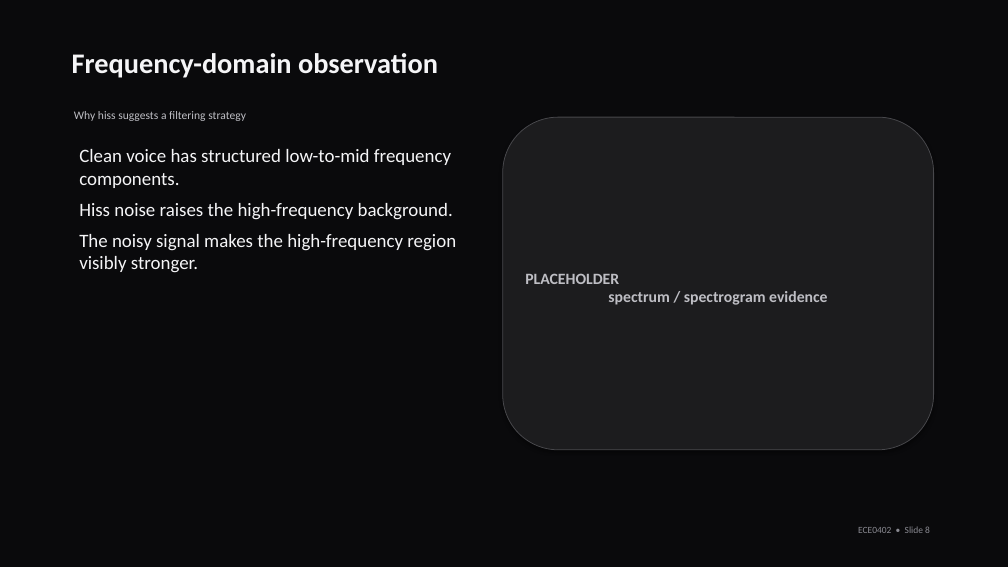
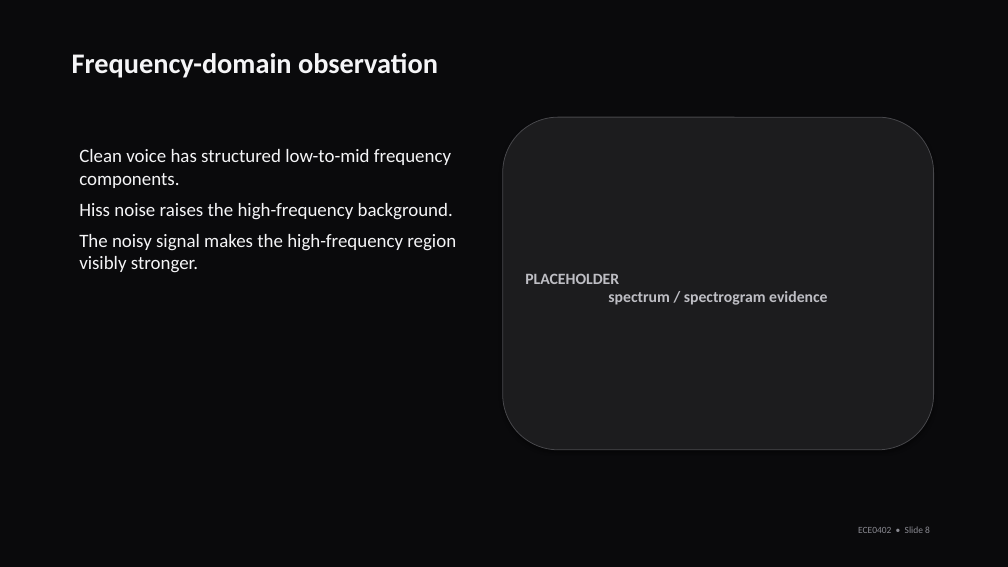
Before and after one commit to Xiejz959/2026-Signal-System-Pres, a slide deck: slide 8 of demo/Voice_Noise_Presentation_3.1.pptx. Drawn at 1008x567 pixels with LibreOffice and Linux fonts; fonts in the diff are those of the drawing; background and template pictures are left out. Boxes give left, top, right and bottom in pixels: in the first picture for what was removed or moved away, otherwise in the second. Text is boxed around its words. In the diff, an @@ line names an element or a change of style, - is before the commit and + after.

```diff
--- a/demo/Voice_Noise_Presentation_3.1.pptx
+++ b/demo/Voice_Noise_Presentation_3.1.pptx
@@ text removed at [74,111,246,121] @@
-Why hiss suggests a filtering strategy
```
Also in this commit, not shown: 3 other slides changed, 1 other file.
